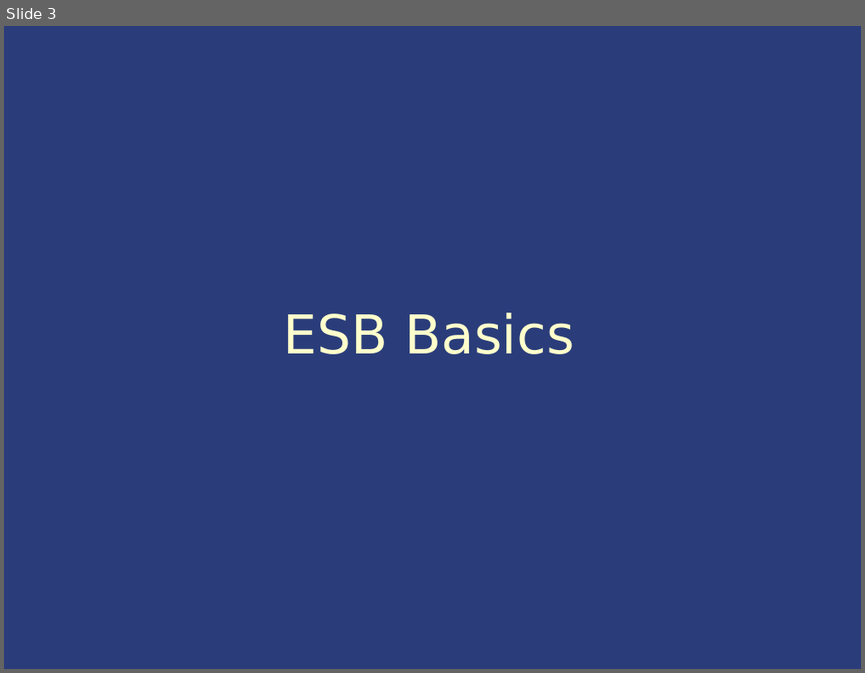
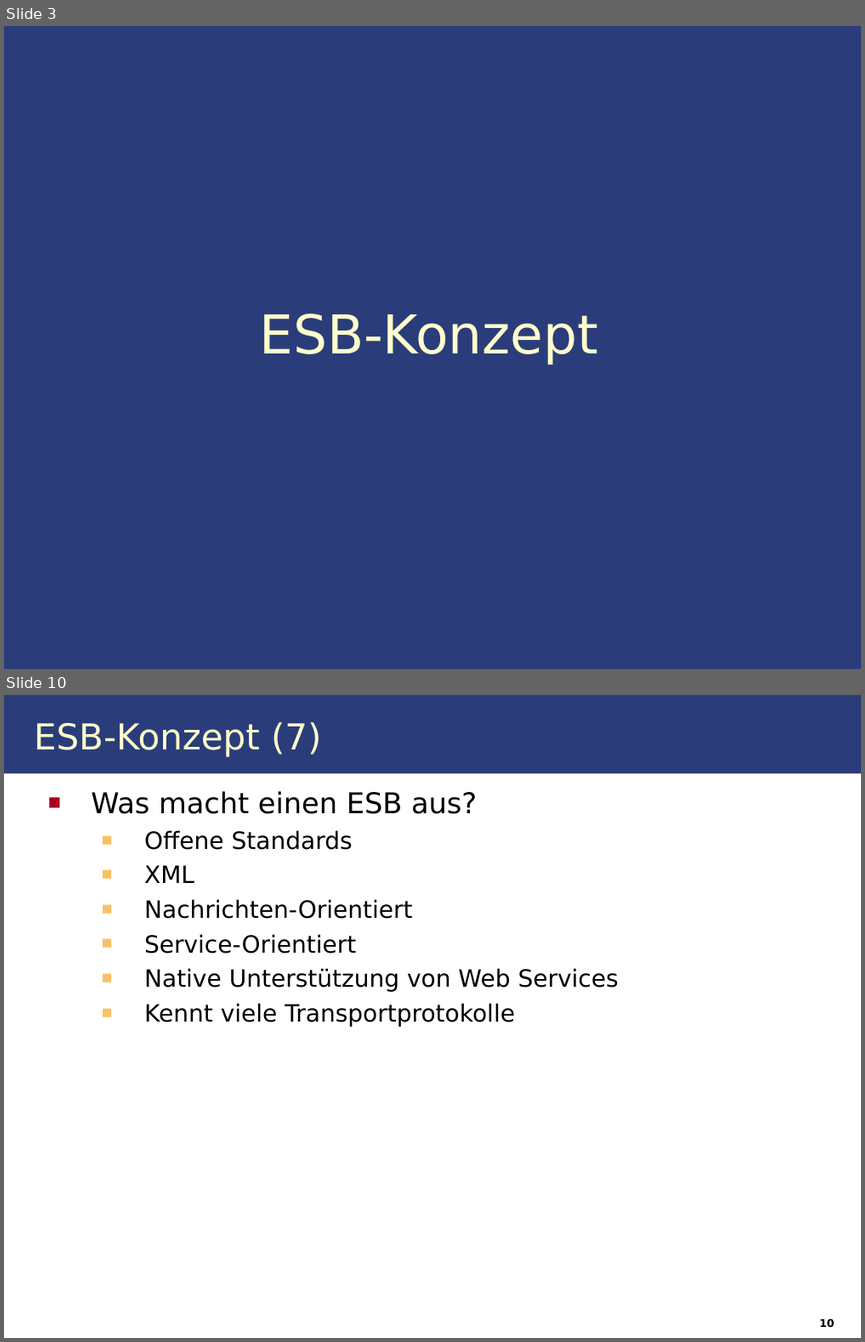
Before and after one commit to IAAS/decidr, a slide deck: seminars/dh/Enterprise Service Bus.ppt. Shown one above the other, each under a label of ours: slide 3 before the commit, slides 3 and 10 after it; the slides between them are not shown. The pictures are 865x673 and 865x1342 pixels, drawn with LibreOffice and Linux fonts; fonts in the diff are those of the drawing. Boxes give left, top, right and bottom in pixels: in the first picture for what was removed or moved away, otherwise in the second. Text is boxed around its words. In the diff, an @@ line names an element or a change of style, - is before the commit and + after.

```diff
--- a/seminars/dh/Enterprise Service Bus.ppt
+++ b/seminars/dh/Enterprise Service Bus.ppt
@@ slide 10 added at box(4, 695, 861, 1338), background #FFFFFF @@
@@ rectangle added at box(4, 695, 861, 774), fill #2A3D7A @@
@@ title added at box(34, 722, 321, 757), 30 pt, text #FFFFCC @@
+ESB-Konzept (7)
@@ text added at box(91, 791, 619, 1027), 20 pt, text #000000 @@
+■ Was macht einen ESB aus?
+  ■ Offene Standards
+  ■ XML
+  ■ Nachrichten-Orientiert
+  ■ Service-Orientiert
+  ■ Native Unterstützung von Web Services
+  ■ Kennt viele Transportprotokolle
@@ page number added at box(819, 1318, 834, 1327), 9 pt, text #000000, bold @@
+10
@@ slide 3 changed as well @@
@@ title at box(259, 313, 598, 364): text changed @@
-ESB Basics
+ESB-Konzept
```
Also in this commit, not shown: 2 other slides changed, 20 other slides added.
